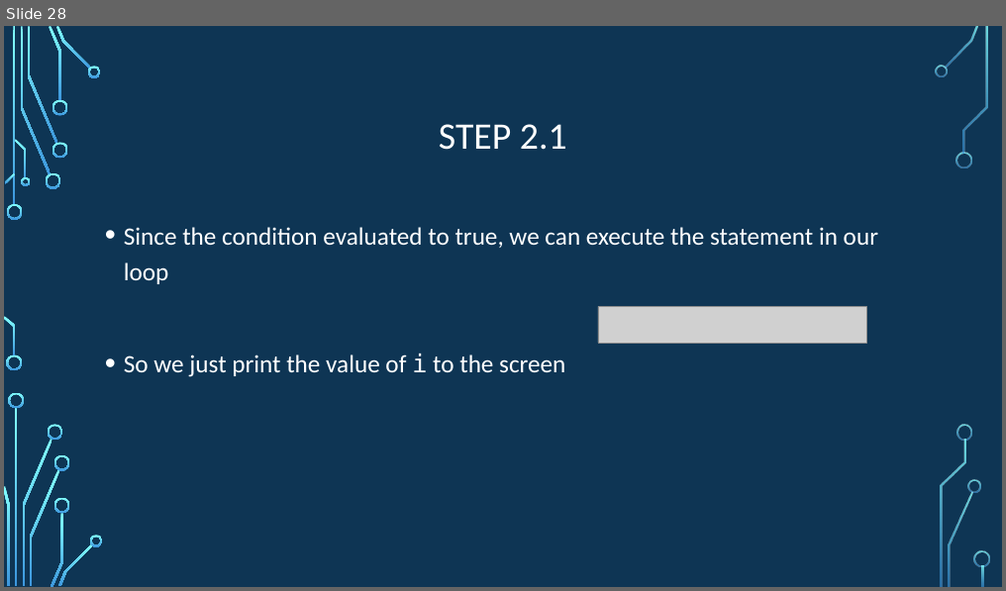
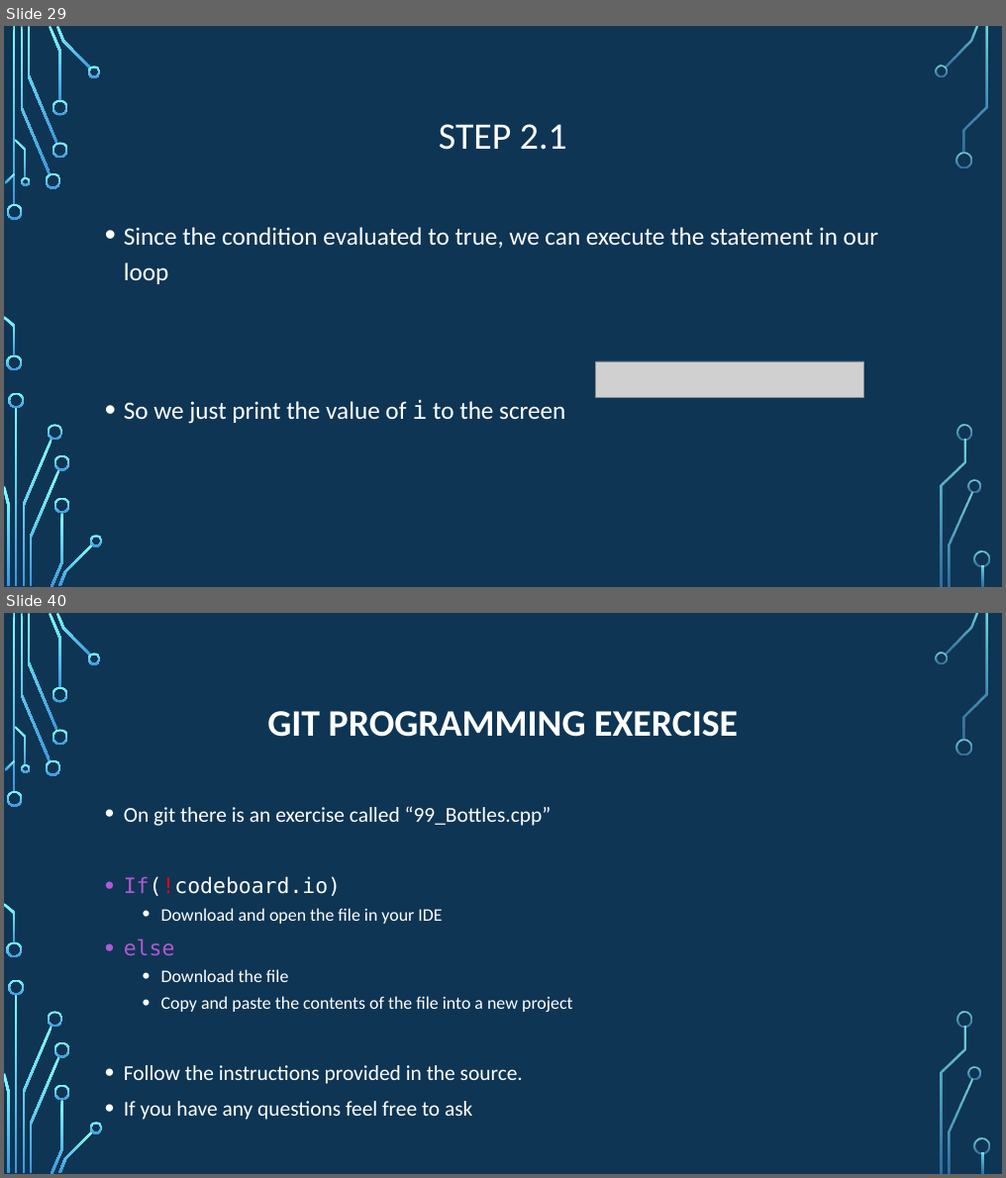
Before and after one commit to psypdt/ZIS_C-_Summer_Course_2019, a slide deck: Day_3/Day_3.pptx. Shown one above the other, each under a label of ours: slide 28 before the commit, slides 29 and 40 after it; the slides between them are not shown. The pictures are 1006x591 and 1006x1178 pixels, drawn with LibreOffice and Linux fonts; fonts in the diff are those of the drawing; grey boxes stand for pictures; background and template pictures are left out. Boxes give left, top, right and bottom in pixels: in the first picture for what was removed or moved away, otherwise in the second. Text is boxed around its words. In the diff, an @@ line names an element or a change of style, - is before the commit and + after.

```diff
--- a/Day_3/Day_3.pptx
+++ b/Day_3/Day_3.pptx
@@ slide 40 added at (x1=4, y1=613, x2=1002, y2=1174), background picture (left out); not listed: 36 template elements that a slide beside it also shows @@
@@ title added at (x1=267, y1=711, x2=738, y2=737), 36 pt, text #FFFFFF, bold @@
+GIT PROGRAMMING EXERCISE
@@ text added at (x1=124, y1=806, x2=572, y2=1120), 20.4 pt, text #FFFFFF @@
+• On git there is an exercise called “99_Bottles.cpp”
+• If(!codeboard.io)
+  • Download and open the file in your IDE
+• else
+  • Download the file
+  • Copy and paste the contents of the file into a new project
+• Follow the instructions provided in the source.
+• If you have any questions feel free to ask
@@ what was slide 28 is now slide 29 @@
@@ slide 29 changed as well @@
@@ text "Since the condition evaluated to ..." rewrapped from (x1=124, y1=227, x2=878, y2=377) to (x1=124, y1=227, x2=878, y2=424) @@
@@ picture moved from (x1=598, y1=307, x2=867, y2=343) to (x1=595, y1=362, x2=864, y2=397) @@
```
Also in this commit, not shown: 7 other slides changed, 17 other slides added, 1 other file.
